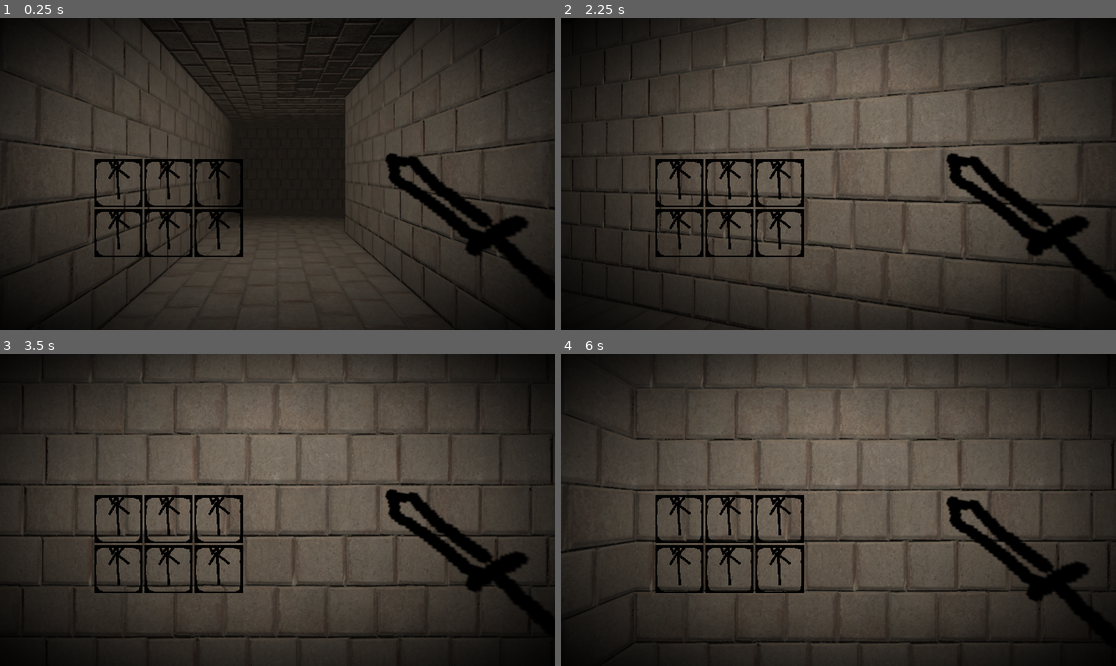
Above: before the commit, frames 1-4 (two rows, left to right).
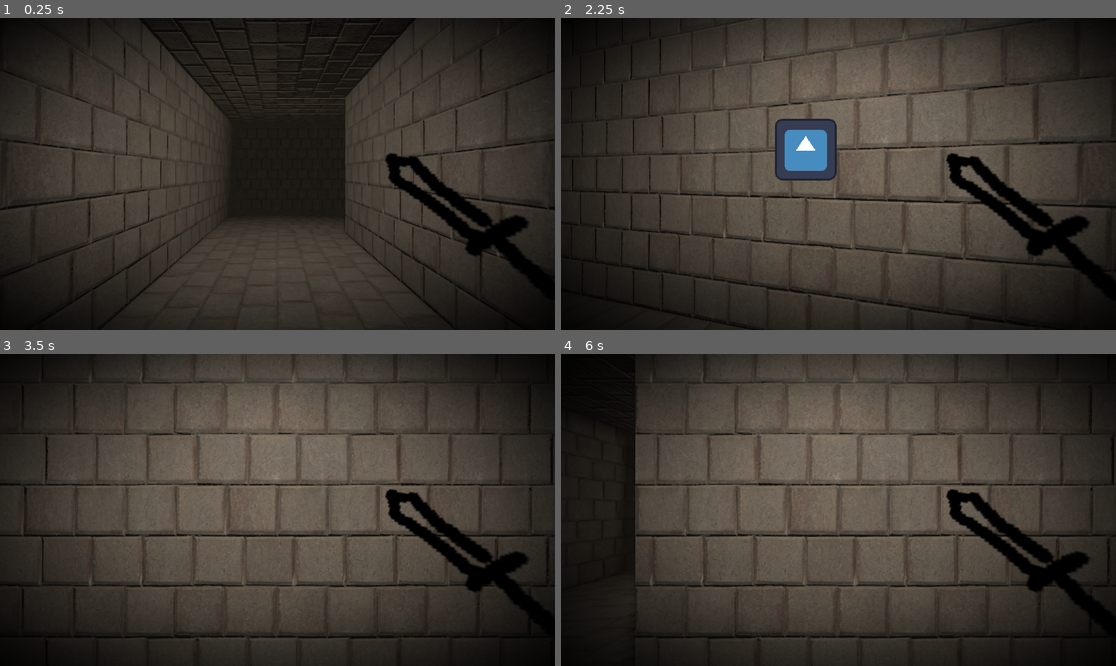
Above: after the commit, the same moments.

Repository: painttist/2023-04-04-Dungeon-Crawler-Jam
Game: Godot game, scene res://scenes/main.tscn
Same seed, same stepped clock (60 frames per second), same inputs: the game is played once before the commit and once after it. This scene is started directly instead of the project's main scene. The engine's default icon, where the game draws it, is replaced by a stand-in: a white triangle on a blue panel in a dark square. Sound files missing from this copy of the repository are replaced by a short silence.
Inputs (mouse positions are in pixels of both pictures, inside the frame that each line leads up to):
- Up to frame 1 (0.25 s): no input
- Up to frame 2 (2.25 s): tap Enter at 0.5, 2 s; drag from (727, 208) to (894, 105) at 0.52 s; tap Space (Space) at 1.25 s; drag from (727, 189) to (810, 236) at 1.27 s; move the mouse to (894, 105) at 2.02 s; hold E (E) from 2.03 s (still down); click (894, 105) at 2.17 s
- Up to frame 3 (3.5 s): tap S (S) at 2.3 s; release E (E) at 2.75 s; drag from (249, 572) to (111, 463) at 2.77 s
- Up to frame 4 (6 s): tap Space (Space) at 3.5, 3.6 s; move the mouse to (1005, 556) at 3.52 s; hold W (W) 3.53-4.25 s; click (1005, 556) at 3.67 s; drag from (672, 463) to (755, 432) at 4.27 s; tap Enter at 5 s; move the mouse to (866, 510) at 5.02 s; hold A (A) 5.03-5.75 s; click (866, 510) at 5.17 s; tap D (D) at 5.3 s; drag from (755, 432) to (727, 525) at 5.77 s

The runs differ from the first frame. In frame 1, 2.2% of the frame differs, in the area x 17-44%, y 45-77%; in frame 2, 4.2%; in frame 3, 2.2%; in frame 4, 15%, in the area x 0-100%, y 5-93%.

Commit message:
SFX: basic attack & walk

Diff:
--- a/Enemy/Enemy.gd
+++ b/Enemy/Enemy.gd
@@ -7,6 +7,13 @@
 @onready var level : GridMap = get_parent().get_node("level")
 
 @onready var animation = $AnimationPlayer
+@onready var audio = $AudioStreamPlayer3D
+
+var sfx_slime_jump = preload("res://Audio/slime_jump.mp3")
+var sfx_slime_attack = preload("res://Audio/slime_attack.wav")
+
+var sfx_wolf_walk = preload("res://Audio/WHOOSH_Air_Super_Fast_RR5_mono.wav")
+var sfx_wolf_attack = preload("res://Audio/WHOOSH_Air_Super_Fast_RR4_mono.wav")
 
 enum ENEMY_TYPE {
 	SLIME,
@@ -99,8 +106,12 @@
 			await animation.animation_finished
 		match type:
 			self.ENEMY_TYPE.SLIME:
+				audio.stream = sfx_slime_attack
+				audio.play()
 				animation.play("attack")
 			self.ENEMY_TYPE.WOLF:
+				audio.stream = sfx_wolf_attack
+				audio.play()
 				animation.play("attack_strike")
 		await animation.animation_finished
 		player.take_damage(2)
@@ -143,6 +154,19 @@
 #		move_forward()
 	if (moving):
 		print(self.name, " Moving")
+		if (audio is AudioStreamPlayer3D):
+			match type:
+				self.ENEMY_TYPE.SLIME:
+					audio.stream = sfx_slime_jump
+					audio.play()
+				self.ENEMY_TYPE.WOLF:
+					audio.stream = sfx_wolf_walk
+					audio.volume_db = -8
+					audio.max_db = -2
+					audio.play()
+					await audio.finished
+					audio.volume_db = 0
+					audio.max_db = 3
 		await tween.finished
 		print(self.name, " Finished Moving")
 #	print("dir: ", dir)
--- a/Enemy/Slime.tscn
+++ b/Enemy/Slime.tscn
@@ -1,7 +1,8 @@
-[gd_scene load_steps=12 format=3 uid="uid://dq5nhwx7jmb4p"]
+[gd_scene load_steps=13 format=3 uid="uid://it8fxyv3dr1e"]
 
 [ext_resource type="Script" path="res://Enemy/Enemy.gd" id="1_qhukh"]
 [ext_resource type="Texture2D" uid="uid://dcrm7uq2ijiow" path="res://Sprites/slime_girl.png" id="2_6yuul"]
+[ext_resource type="AudioStream" uid="uid://dgbyvwxbgfkx0" path="res://Audio/slime_attack.wav" id="3_q33c5"]
 
 [sub_resource type="StandardMaterial3D" id="StandardMaterial3D_kepnr"]
 transparency = 2
@@ -196,3 +197,6 @@
 libraries = {
 "": SubResource("AnimationLibrary_f3rsk")
 }
+
+[node name="AudioStreamPlayer3D" type="AudioStreamPlayer3D" parent="."]
+stream = ExtResource("3_q33c5")
--- a/Enemy/Wolf.tscn
+++ b/Enemy/Wolf.tscn
@@ -1,7 +1,8 @@
-[gd_scene load_steps=12 format=3 uid="uid://b2l1gfpihe2es"]
+[gd_scene load_steps=13 format=3 uid="uid://b2l1gfpihe2es"]
 
 [ext_resource type="Script" path="res://Enemy/Enemy.gd" id="1_uanfd"]
 [ext_resource type="Texture2D" uid="uid://das0dalu3f748" path="res://Sprites/wolf_girl.png" id="2_wmyx3"]
+[ext_resource type="AudioStream" uid="uid://42yp3il8p86a" path="res://Audio/WHOOSH_Air_Very_Fast_RR2_mono.wav" id="3_g5mcr"]
 
 [sub_resource type="StandardMaterial3D" id="StandardMaterial3D_kepnr"]
 transparency = 2
@@ -197,3 +198,6 @@
 libraries = {
 "": SubResource("AnimationLibrary_f3rsk")
 }
+
+[node name="AudioStreamPlayer3D" type="AudioStreamPlayer3D" parent="."]
+stream = ExtResource("3_g5mcr")
--- a/scenes/Player.tscn
+++ b/scenes/Player.tscn
@@ -1,7 +1,8 @@
-[gd_scene load_steps=11 format=3 uid="uid://c30gtqlkrth85"]
+[gd_scene load_steps=12 format=3 uid="uid://c30gtqlkrth85"]
 
 [ext_resource type="Script" path="res://scripts/Player.gd" id="1_mr61o"]
 [ext_resource type="Texture2D" uid="uid://cwdo64ylusvjf" path="res://Sprites/sword.png" id="2_fofk2"]
+[ext_resource type="AudioStream" uid="uid://42yp3il8p86a" path="res://Audio/WHOOSH_Air_Very_Fast_RR2_mono.wav" id="3_57fgf"]
 
 [sub_resource type="Environment" id="Environment_wuqtq"]
 ssao_enabled = true
@@ -203,3 +204,8 @@
 [node name="Sprite3D" type="Sprite3D" parent="."]
 transform = Transform3D(0.431527, 0.147075, -0.44917, -0.14471, 0.620129, 0.0640271, 0.449938, 0.0583906, 0.451383, 0.54348, -0.065041, -0.575877)
 texture = ExtResource("2_fofk2")
+
+[node name="AudioListener3D" type="AudioListener3D" parent="."]
+
+[node name="AudioStreamPlayer3D" type="AudioStreamPlayer3D" parent="."]
+stream = ExtResource("3_57fgf")
--- a/scenes/main.tscn
+++ b/scenes/main.tscn
@@ -1,13 +1,14 @@
-[gd_scene load_steps=10 format=3 uid="uid://d0eesu6rmapiv"]
+[gd_scene load_steps=11 format=3 uid="uid://d0eesu6rmapiv"]
 
 [ext_resource type="PackedScene" uid="uid://bn16mxog0h06t" path="res://scenes/level.tscn" id="1_wxf7x"]
 [ext_resource type="PackedScene" uid="uid://c30gtqlkrth85" path="res://scenes/Player.tscn" id="2_h8jw0"]
 [ext_resource type="Texture2D" uid="uid://83ms41eytn3n" path="res://Sprites/icon.svg" id="3_c37im"]
 [ext_resource type="Shader" path="res://shader/vignette.gdshader" id="3_xho3t"]
-[ext_resource type="PackedScene" uid="uid://dq5nhwx7jmb4p" path="res://Enemy/Slime.tscn" id="5_obdrs"]
+[ext_resource type="PackedScene" uid="uid://it8fxyv3dr1e" path="res://Enemy/Slime.tscn" id="5_obdrs"]
 [ext_resource type="PackedScene" uid="uid://b2l1gfpihe2es" path="res://Enemy/Wolf.tscn" id="6_scurk"]
 [ext_resource type="PackedScene" uid="uid://d2ujpa2sybd7d" path="res://Inventory/Inventory.tscn" id="7_w44pu"]
 [ext_resource type="PackedScene" uid="uid://bactju1vjjbfu" path="res://Chest/Chest.tscn" id="8_0hfbb"]
+[ext_resource type="AudioStream" uid="uid://d3thkm84gachi" path="res://Audio/Pretty Dungeon LOOP.wav" id="9_t2ldl"]
 
 [sub_resource type="ShaderMaterial" id="ShaderMaterial_0gqbr"]
 shader = ExtResource("3_xho3t")
@@ -58,6 +59,7 @@
 transform = Transform3D(1, 0, 0, 0, 1, 0, 0, 0, 1, 6, 0.877, -2)
 
 [node name="UI" type="Control" parent="."]
+visible = false
 layout_mode = 3
 anchors_preset = 15
 anchor_right = 1.0
@@ -77,3 +79,7 @@
 
 [node name="Chest" parent="." instance=ExtResource("8_0hfbb")]
 transform = Transform3D(-1, 0, -8.74228e-08, 0, 1, 0, 8.74228e-08, 0, -1, 4, 0, -6)
+
+[node name="AudioStreamPlayer" type="AudioStreamPlayer" parent="."]
+stream = ExtResource("9_t2ldl")
+autoplay = true
--- a/scripts/Player.gd
+++ b/scripts/Player.gd
@@ -13,6 +13,11 @@
 
 @onready var ui = $SkillUI
 
+@onready var audio = $AudioStreamPlayer3D
+
+@onready var sfx_player_attack = preload("res://Audio/WHOOSH_Air_Very_Fast_RR2_mono.wav")
+@onready var sfx_player_walk = preload("res://Audio/IMPACT_Stone_Deep_mono.wav")
+
 var is_picking_skills = false
 
 var tween
@@ -21,12 +26,17 @@
 
 signal acted
 
+func play_walk_audio():
+	audio.stream = sfx_player_walk
+	audio.play()
+
 func move_forward() -> void:
 	if not ray_front.is_colliding():
 		tween = create_tween().set_trans(Tween.TRANS_QUAD).set_ease(Tween.EASE_OUT)
 		tween.tween_property(self, "transform", transform.translated_local(Vector3.FORWARD * 2), TWEEN_DURATION)
 		tween.tween_callback(func(): acted.emit())
 		animation.play("head_bob")
+		play_walk_audio()
 	else:
 		animation.play("head_bob")
 #		print_debug("touching ", ray_front.get_collider().name)
@@ -37,6 +47,7 @@
 		tween.tween_property(self, "transform", transform.translated_local(Vector3.BACK * 2), TWEEN_DURATION)
 		tween.tween_callback(func(): acted.emit())
 		animation.play("head_bob")
+		play_walk_audio()
 	else:
 		animation.play("head_bob")
 
@@ -46,6 +57,7 @@
 		tween.tween_property(self, "transform", transform.translated_local(Vector3.LEFT * 2), TWEEN_DURATION)
 		tween.tween_callback(func(): acted.emit())
 		animation.play("head_tilt_left")
+		play_walk_audio()
 	else:
 		animation.play("head_bob")
 
@@ -55,6 +67,7 @@
 		tween.tween_property(self, "transform", transform.translated_local(Vector3.RIGHT * 2), TWEEN_DURATION)
 		tween.tween_callback(func(): acted.emit())
 		animation.play("head_tilt_right")
+		play_walk_audio()
 	else:
 		animation.play("head_bob")
 
@@ -70,9 +83,12 @@
 	if ray_front.is_colliding():
 		var col = ray_front.get_collider()
 		if col.has_method("take_damage"):
-			animation.play("attack")
-			await animation.animation_finished
-			col.take_damage(self, 2)
+			if col.health > 0:
+				audio.stream = sfx_player_attack
+				audio.play()
+				animation.play("attack")
+				await animation.animation_finished
+				col.take_damage(self, 2)
 	acted.emit()
 
 func take_damage(amount):
Not shown, added: Audio/IMPACT_Stone_Deep_mono.wav.import
Not shown, added: Audio/IMPACT_Wood_Plank_On_Wood_Pile_11_mono.wav.import
Not shown, added: Audio/IMPACT_Wood_Plank_On_Wood_Pile_12_mono.wav.import
Not shown, added: Audio/IMPACT_Wood_Plank_On_Wood_Pile_13_mono.wav.import
Not shown, added: Audio/LOCK_Metal_Padlock_Unlock_Pop_02_mono.wav.import
Not shown, added: Audio/Pretty Dungeon LOOP.wav.import
Not shown, added: Audio/WHOOSH_Air_Super_Fast_RR4_mono.wav.import
Not shown, added: Audio/WHOOSH_Air_Super_Fast_RR5_mono.wav.import
Not shown, added: Audio/WHOOSH_Air_Very_Fast_RR2_mono.wav.import
Not shown, added: Audio/slime_attack.wav.import
Not shown, added: Audio/slime_jump.mp3.import
Not shown, added: Audio/IMPACT_Stone_Deep_mono.wav
(and 10 more such lines)
